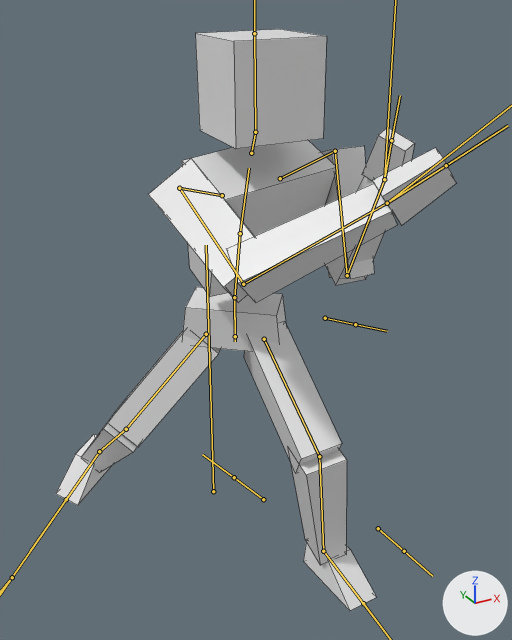
Renders of the FBX model Fighter System/Assets/Objects/Entities/Player/MOD_PlayerFighter.fbx from each side of a commit.
Before and after are seen from a 50 mm camera at (-0.888, -1.937, 1.616) aimed at (0.002, -0.319, 0.807). Lighting does not change. The marker at lower right points along +X, +Y and +Z. Both versions are drawn at frame 14 of the action 'Armature|ANIM_Hook'; the numbers are the values there. The bones that bend it are drawn over the model as lines. Mesh edges are drawn as thin lines.
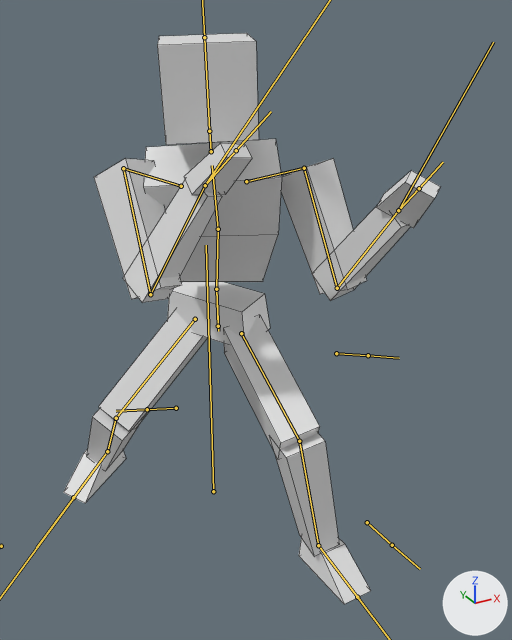
Location of each change, (x1, y1, x2, y2) in pixels of the pictures (512 x 640 px):
'Mesh', posed: before (56, 29, 456, 611); after (63, 33, 440, 604)
bone 'IK_Hips', root to tip: before (234, 297) to (235, 341); after (216, 289) to (218, 331)
bone 'Thigh.L', root to tip: before (264, 339) to (319, 456); after (241, 333) to (299, 441)
bone 'Shin.L', root to tip: before (319, 456) to (323, 551); after (299, 441) to (318, 545)
bone 'Foot.L', root to tip: before (323, 551) to (363, 603); after (318, 545) to (357, 597)
bone 'Midriff', root to tip: before (234, 297) to (240, 233); after (216, 289) to (218, 229)
bone 'Chest', root to tip: before (240, 233) to (249, 168); after (218, 229) to (212, 165)
bone 'Neck', root to tip: before (251, 153) to (255, 132); after (211, 151) to (209, 131)
bone 'Head', root to tip: before (255, 132) to (254, 33); after (209, 131) to (204, 37)
bone 'Shoulder.L', root to tip: before (280, 178) to (335, 151); after (246, 181) to (304, 168)
bone 'Upperarm.L', root to tip: before (335, 151) to (347, 275); after (304, 168) to (337, 288)
bone 'Forearm.L', root to tip: before (347, 275) to (384, 179); after (337, 288) to (398, 210)
bone 'Hand.L', root to tip: before (384, 179) to (391, 140); after (398, 210) to (419, 188)
bone 'Shoulder.R', root to tip: before (222, 195) to (179, 188); after (181, 186) to (123, 168)
bone 'Upperarm.R', root to tip: before (179, 188) to (243, 284); after (123, 168) to (150, 294)
bone 'Forearm.R', root to tip: before (243, 284) to (387, 203); after (150, 294) to (205, 185)
bone 'Hand.R', root to tip: before (387, 203) to (446, 165); after (205, 185) to (236, 150)
bone 'Thigh.R', root to tip: before (206, 334) to (126, 429); after (195, 319) to (116, 418)
bone 'Shin.R', root to tip: before (126, 429) to (99, 451); after (116, 418) to (107, 451)
bone 'Foot.R', root to tip: before (99, 451) to (66, 499); after (107, 451) to (73, 497)

The change in detail:
Bone 'IK_Hips' (bone_ik_hips) moves from (0.0, 0.205, -0.19) to (0.0, 0.219, -0.068).
Bone 'IK_Hips' (bone_ik_hips) turns from (8, 38, 2) to (12, 60, 6) degrees about its own x, y and z.
Bone 'Thigh.L' (bone_thigh_l) turns from (31, -7, -61) to (54, -13, -66) degrees about its own x, y and z.
Bone 'Shin.L' (bone_shin_l) turns from (0, 0, 61) to (0, 0, 57) degrees about its own x, y and z.
Bone 'Foot.L' (bone_foot_l) turns from (9, -12, -7) to (7, -14, 1) degrees about its own x, y and z.
Bone 'Midriff' (bone_midriff) turns from (17, 40, 6) to (16, 36, 5) degrees about its own x, y and z.
Bone 'Chest' (bone_chest) turns from (3, 3, 7) to (1, 0, 6) degrees about its own x, y and z.
Bone 'Neck' (bone_neck) turns from (-9, -3, 4) to (-9, 6, -2) degrees about its own x, y and z.
Bone 'Head' (bone_head) turns from (-13, -4, -6) to (-11, -4, -3) degrees about its own x, y and z.
Bone 'Shoulder.L' (bone_shoulder_l) turns from (2, -6, 6) to (2, -4, 2) degrees about its own x, y and z.
Bone 'Upperarm.L' (bone_upperarm_l) turns from (26, 4, -102) to (36, -40, -103) degrees about its own x, y and z.
Bone 'Forearm.L' (bone_forearm_l) turns from (130, 9, -4) to (114, 7, -5) degrees about its own x, y and z.
Bone 'Hand.L' (bone_hand_l) turns from (-6, 38, -19) to (-11, 43, -28) degrees about its own x, y and z.
Bone 'Shoulder.R' (bone_shoulder_r) turns from (3, 8, -14) to (1, 7, -14) degrees about its own x, y and z.
Bone 'Upperarm.R' (bone_upperarm_r) turns from (75, -6, 52) to (46, -39, 79) degrees about its own x, y and z.
Bone 'Forearm.R' (bone_forearm_r) turns from (73, -4, 5) to (121, -8, 4) degrees about its own x, y and z.
Bone 'Hand.R' (bone_hand_r) turns from (-34, -97, 27) to (72, -107, -80) degrees about its own x, y and z.
Bone 'Thigh.R' (bone_thigh_r) turns from (36, -7, 16) to (17, -26, 41) degrees about its own x, y and z.
Bone 'Shin.R' (bone_shin_r) turns from (0, 0, -42) to (0, 0, -61) degrees about its own x, y and z.
Bone 'Foot.R' (bone_foot_r) turns from (-4, 33, 5) to (-5, 27, 9) degrees about its own x, y and z.
